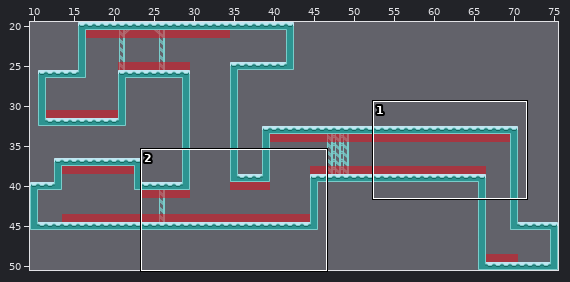
Tiled map (JSON): assets/jsons/levels/level4.json. Above, an overview of the earlier version with the close-up marked.
Close-up. Before:
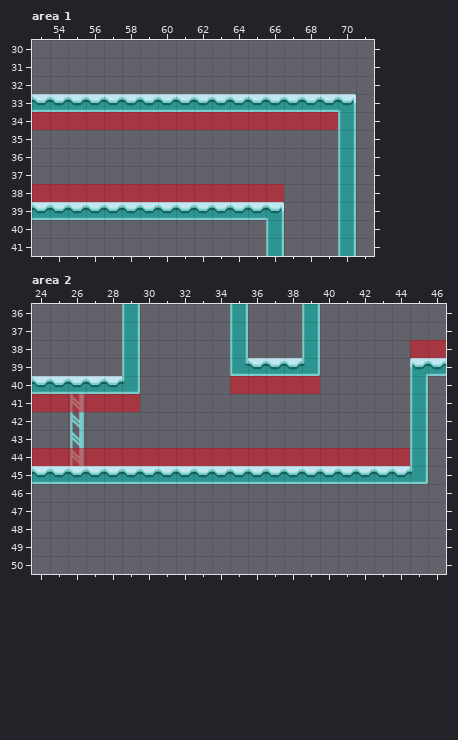
Cells are 64x64 px. Shown: area 1 x 53..71, y 30..41; area 2 x 24..46, y 36..50. The commit also changed other parts of the map, which this record leaves out.
And afterwards:
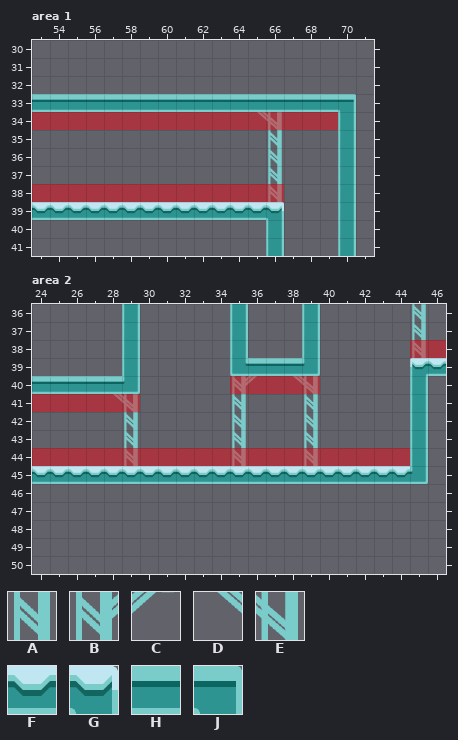
Key: from "supports": A 0 "supports", B 4 "supports", C 5 "supports", D 6 "supports", E 7 "supports"; from "terrain": F 2 "terrain", G 5 "terrain", H 20 "terrain", J 21 "terrain".
_ is an empty cell, . an unchanged one.
Commit: fixing ceiling tiles and supports
From old to new:
--- layer "Terrain", area 1
@@ x 53..70 @@
-33 FFFFFFFFFFFFFFFFFG
+33 HHHHHHHHHHHHHHHHHJ
--- layer "Supports", area 1
@@ x 65..66 @@
-34 __
-35 ._
-36 ._
-37 ._
-38 ._
+34 DE
+35 .A
+36 .A
+37 .A
+38 .A
--- layer "Terrain", area 2
@@ x 24..38 @@
-39 ............FFF
-40 FFFFF..........
+39 ............HHH
+40 HHHHH..........
--- layer "Supports", area 2
@@ x 45..45 @@
-36 _
-37 _
-38 _
+36 A
+37 A
+38 A
@@ x 26..39 @@
-40 .........__.__
-41 A.__....._..._
-42 A.._....._..._
-43 A.._....._..._
-44 A.._....._..._
+40 .........BC.DE
+41 _.DE.....A...A
+42 _..A.....A...A
+43 _..A.....A...A
+44 _..A.....A...A
Where, in picture pixels (left, top, right, bottom), the same in both close-ups:
changed: (32, 94, 356, 202)
added: (412, 304, 426, 358)
changed: (232, 358, 318, 466)
changed: (32, 376, 138, 466)
